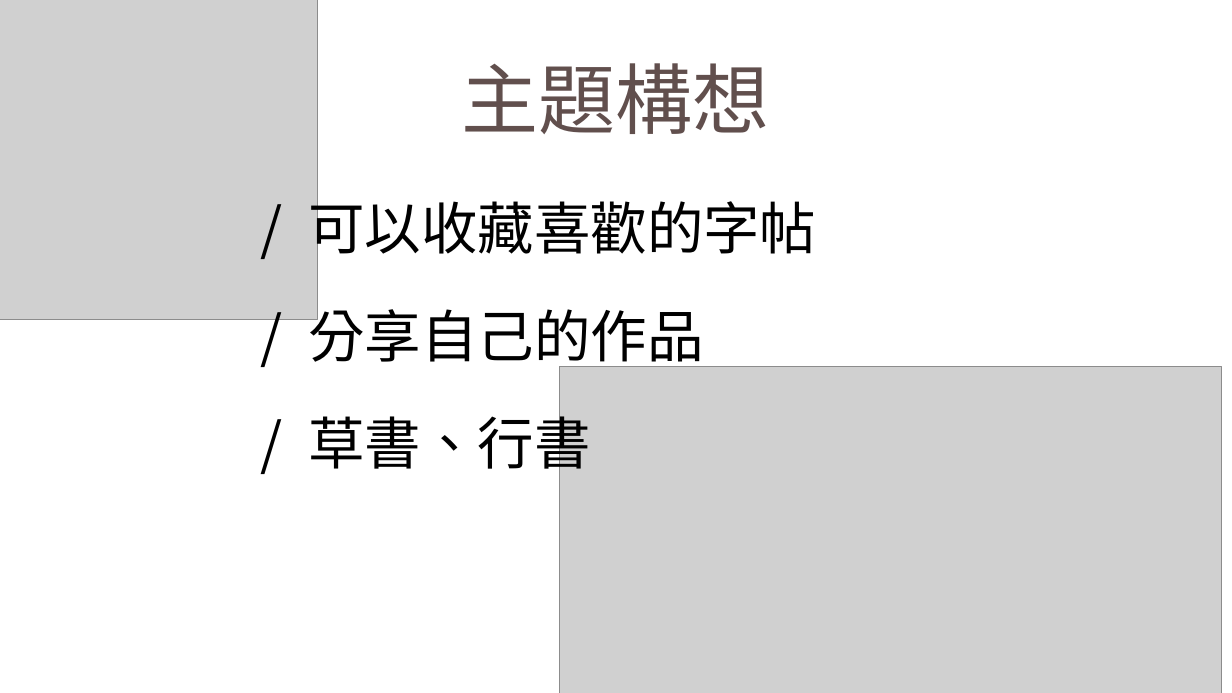
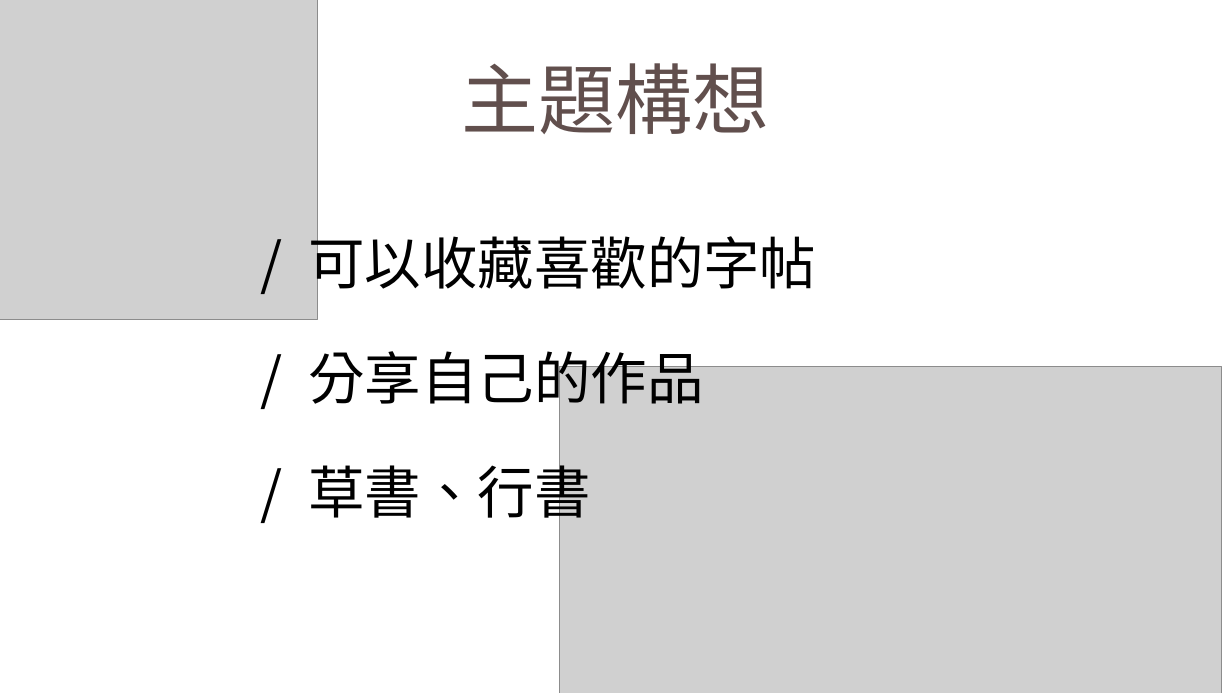
Before and after one commit to 0101dd/zhuan-ti-su-cai, a slide deck: slide 3 of 前端專題提案報告.pptx (slide 5 before the commit). Drawn at 1232x693 pixels with LibreOffice and Linux fonts; fonts in the diff are those of the drawing; grey boxes stand for pictures; background and template pictures are left out. Boxes give left, top, right and bottom in pixels: in the first picture for what was removed or moved away, otherwise in the second. Text is boxed around its words. In the diff, an @@ line names an element or a change of style, - is before the commit and + after.

```diff
--- a/前端專題提案報告.pptx
+++ b/前端專題提案報告.pptx
@@ text "/ 可以收藏喜歡的字帖" moved from (x1=308, y1=192, x2=816, y2=479) to (x1=308, y1=227, x2=816, y2=528) @@
@@ text "/ 可以收藏喜歡的字帖" at (x1=308, y1=227, x2=816, y2=528): font Noto Sans CJK TC to Noto Sans CJK SC; line spacing 1.4 to 1.5 @@
```
Also in this commit, not shown: 5 other slides changed, 6 slides added, 2 slides removed, 7 other files.
